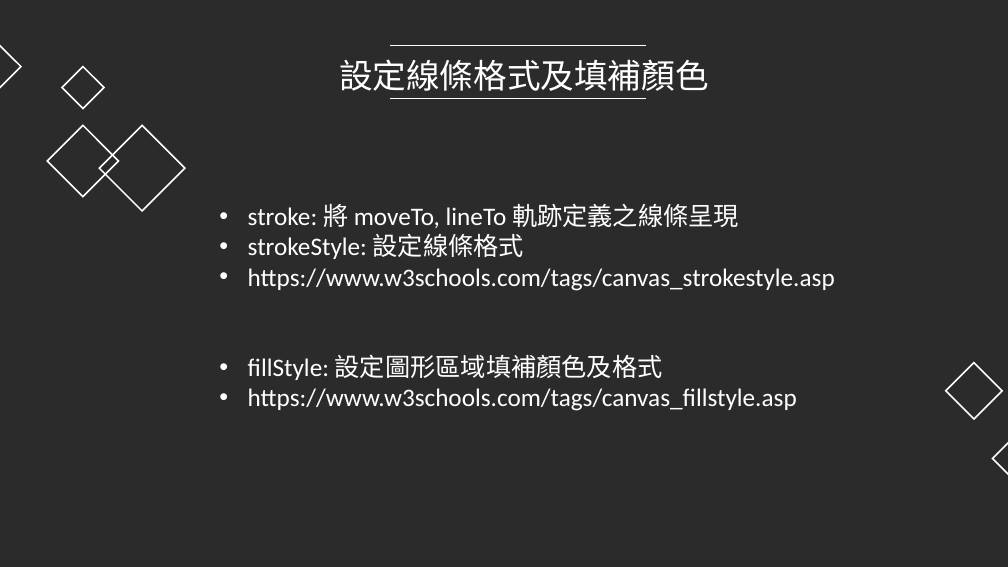
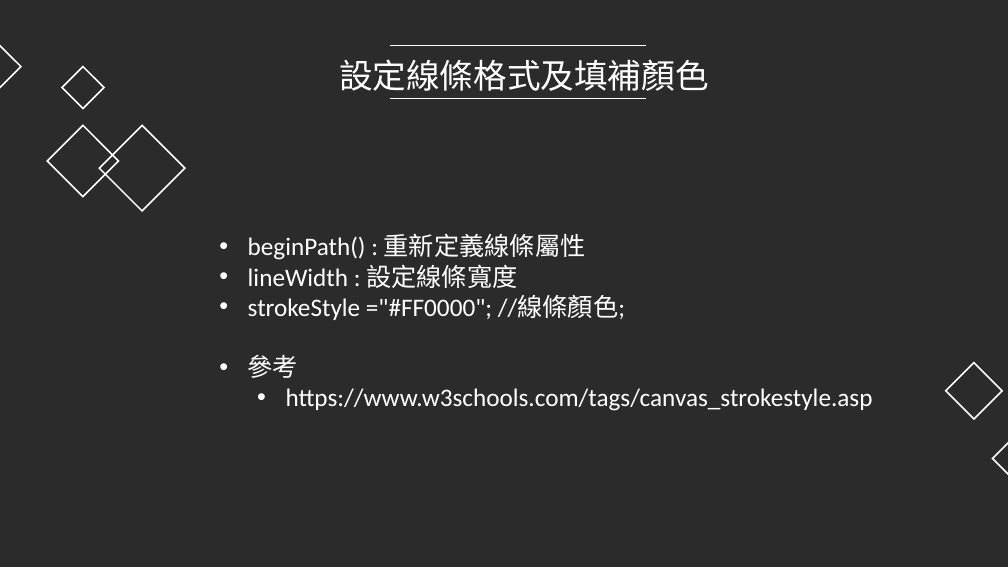
Before and after one commit to mos2718/FHIR_PACS, a slide deck: slide 19 of HTML5Canvas/HTMLCanvasIntroduction.pptx (slide 17 before the commit). Drawn at 1008x567 pixels with LibreOffice and Linux fonts; fonts in the diff are those of the drawing; background and template pictures are left out; a plain dark background stands for a picture behind light text. Boxes give left, top, right and bottom in pixels: in the first picture for what was removed or moved away, otherwise in the second. Text is boxed around its words. In the diff, an @@ line names an element or a change of style, - is before the commit and + after.

```diff
--- a/HTML5Canvas/HTMLCanvasIntroduction.pptx
+++ b/HTML5Canvas/HTMLCanvasIntroduction.pptx
@@ text at box(248, 234, 625, 378): text changed @@
-• stroke: 將 moveTo, lineTo 軌跡定義之線條呈現
-• strokeStyle: 設定線條格式
+• beginPath() : 重新定義線條屬性
+• lineWidth : 設定線條寬度
+• strokeStyle ="#FF0000"; //線條顏色;
+• 參考
@@ text at box(248, 355, 797, 411): paragraphs removed @@
-• fillStyle: 設定圖形區域填補顏色及格式
-• https://www.w3schools.com/tags/canvas_fillstyle.asp
@@ text at box(286, 388, 873, 411): list level 1 to 2 in "https://www.w3schools.com/tags/canvas_strokestyle.asp" @@
```
Also in this commit, not shown: 1 other slide changed, 2 slides added, 2 other files.
